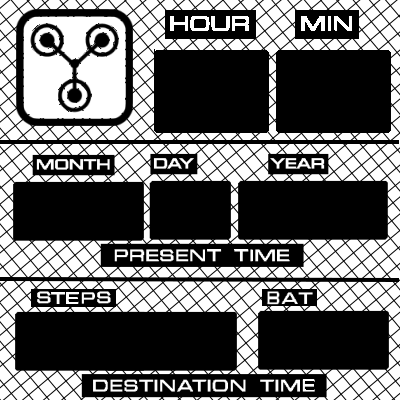
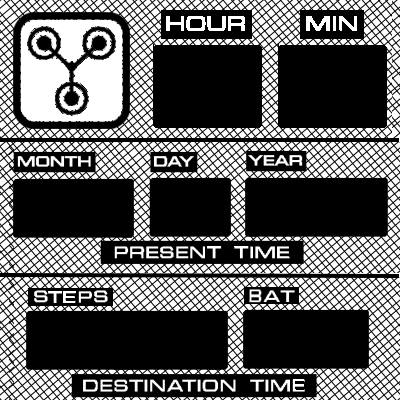
The second 400 × 400 image is a revision of the first. Changes to its layers:
painted on "Layer 4" over left=0, top=9, right=399, bottom=398
painted on "Background" over left=0, top=0, right=400, bottom=400
